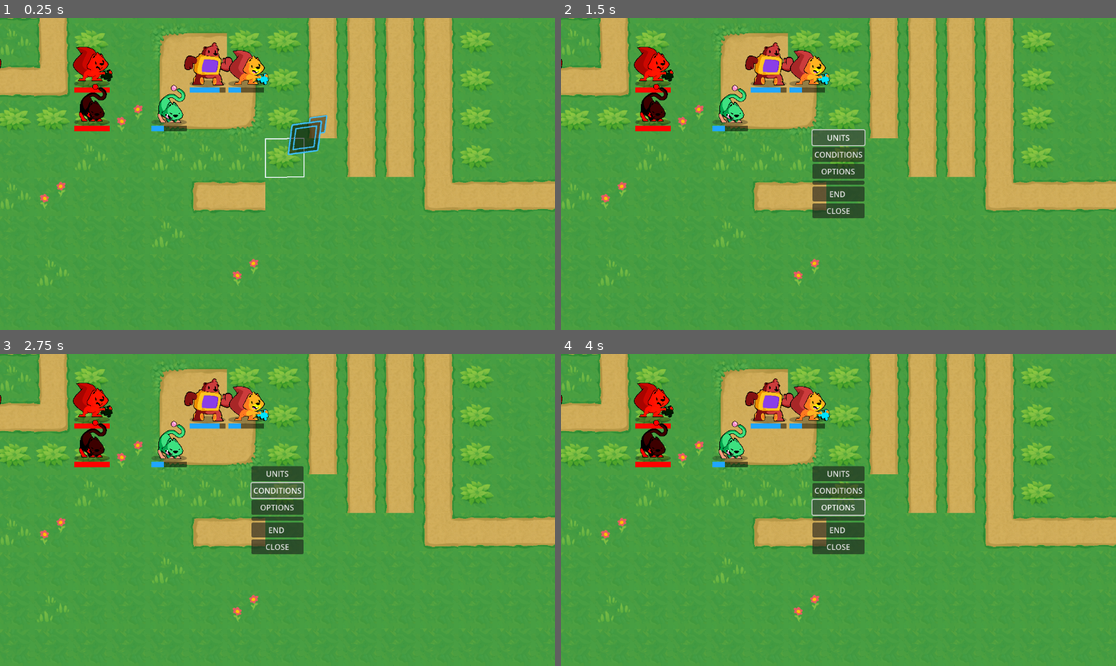
Above: before the commit, frames 1-4 (two rows, left to right).
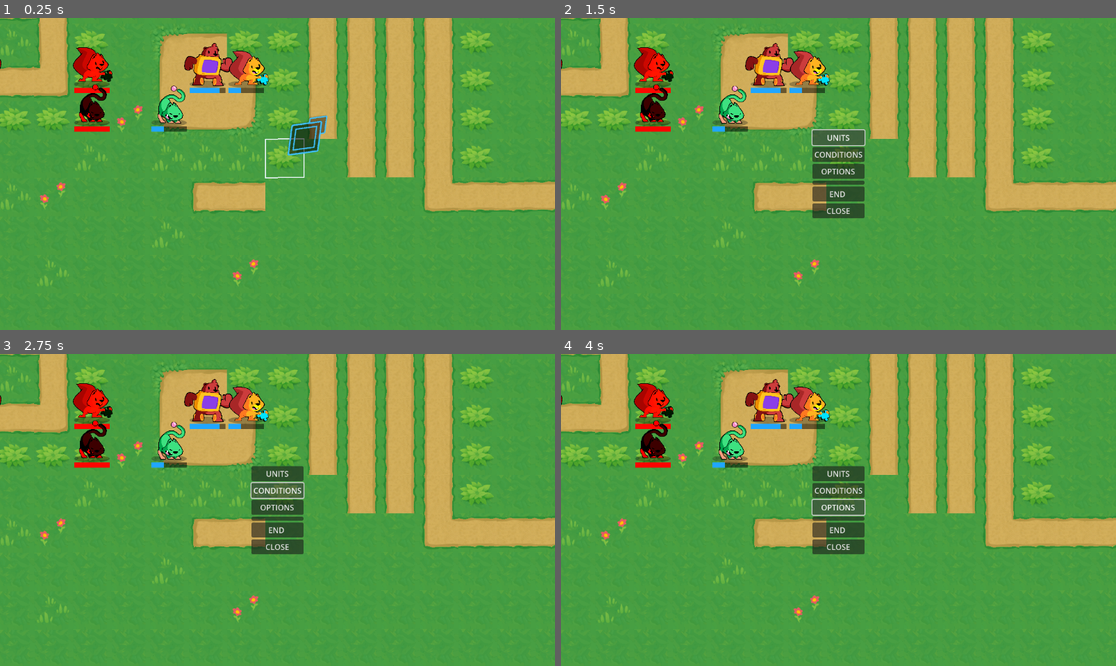
Above: after the commit, the same moments.

Repository: oldhame19/TTRPG
Game: Godot game, scene res://Main.tscn
Two runs of this game, one before a commit and one after it. Both use one fixed random seed, a clock stepped at 60 frames per second and the inputs below.
Inputs (mouse positions are in pixels of both pictures, inside the frame that each line leads up to):
- Up to frame 1 (0.25 s): no input
- Up to frame 2 (1.5 s): tap Enter (ui_accept) at 0.5, 0.77 s; move the mouse to (960, 158) at 0.52 s; press the mouse at (960, 158) at 0.53 s; hold Right (ui_right) 0.53-1.25 s; release the mouse at (960, 158) at 1.25 s; click "UNITS" at 1.25 s
- Up to frame 3 (2.75 s): click "CONDITIONS" at 2 s
- Up to frame 4 (4 s): click "END" at 2.75 s; click "OPTIONS" at 3.5 s

The runs differ from the first frame. In frame 1, 2.1% of the frame differs, in the area x 0-100%, y 0-85%; in frame 2, 2.1%; in frame 3, 2.1%; in frame 4, 2.1%.

Commit message:
Minor tweaks

Diff:
--- a/GUI/CombatUI/weapon_choice_menu.gd
+++ b/GUI/CombatUI/weapon_choice_menu.gd
@@ -16,14 +16,17 @@
 var original_attack_range: int
 var has_selected_weapon := false
 
-
 func _ready():
 	panel.add_to_group("ui_weapon_choice")
 
 	original_weapon = unit.equipped_weapon
 	original_attack_range = unit.attack_range
 
-	forecast_label.text = "ATK:   --     HIT:   --     CRIT:   -- "
+	# Show equipped weapon forecast if one is equipped, otherwise dashes
+	if unit.equipped_weapon:
+		_update_forecast_label(unit.equipped_weapon)
+	else:
+		forecast_label.text = "ATK: --     HIT: --     CRIT: --"
 
 	close_button.pressed.connect(func():
 		close_active_modes.emit()
@@ -37,29 +40,23 @@
 
 		game_board.cursor.center_on_unit(unit)
 		game_board._unit_overlay.clear_attackable_cells()
-		game_board._unit_info_panel.visible = true
-		game_board.combat_forecast_panel.visible = false
+		if game_board._unit_info_panel:
+			game_board._unit_info_panel.visible = true
+		if game_board.combat_forecast_panel:
+			game_board.combat_forecast_panel.visible = false
 
 		queue_free()
 	)
 
-	#close_button.mouse_entered.connect(func():
-		#game_board.cursor.center_on_unit(unit)
-		#if game_board._unit_info_panel:
-			#game_board._unit_info_panel.visible = false
-		#if game_board.combat_forecast_panel:
-			#game_board.combat_forecast_panel.visible = false
-	#)
-
 	populate_weapons()
 
-	var weapon_to_show = original_weapon if _can_weapon_hit_enemies(original_weapon) else _get_first_usable_weapon()
+	# Show attack cells for equipped or longest range usable weapon
+	var weapon_to_show = original_weapon if _can_weapon_hit_enemies(original_weapon) else _get_longest_range_weapon()
 	if weapon_to_show:
 		_draw_weapon_attack_cells(weapon_to_show)
-		_update_forecast_label(weapon_to_show)
 	else:
-		forecast_label.text = "ATK: --     HIT: --     CRIT: --"
 		game_board._unit_overlay.clear_attackable_cells()
+
 
 func populate_weapons():
 	for child in vbox.get_children():
@@ -101,36 +98,53 @@
 
 		button.disabled = not can_hit_enemy
 
+		var w := weapon
+
 		button.mouse_entered.connect(func():
-			var hover_forecast := CombatCalculator.get_combat_forecast(unit, null, weapon)
-			forecast_label.text = "ATK: %s     HIT: %s     CRIT: %s" % [
-				str(hover_forecast.attack),
-				str(hover_forecast.hit),
-				str(hover_forecast.crit)
-			]
+			# Show hovered weapon forecast
+			_update_forecast_label(w)
 
 			game_board.cursor.center_on_unit(unit)
-			game_board.combat_forecast_panel.visible = false
-			#game_board._unit_info_panel.visible = false
-
-			attackable_cells = game_board.get_attackable_cells_for_weapon(unit, weapon)
-
-			game_board._unit_overlay.clear()
+			if game_board.combat_forecast_panel:
+				game_board.combat_forecast_panel.visible = false
+
+			attackable_cells = game_board.get_attackable_cells_for_weapon(unit, w)
+			game_board._unit_overlay.clear_attackable_cells()
 			game_board._unit_overlay.draw_attackable_cells(attackable_cells)
 		)
 
 		button.mouse_exited.connect(func():
-			_reset_to_initial_weapon()
+			# Return to showing equipped weapon forecast if available
+			if unit.equipped_weapon:
+				_update_forecast_label(unit.equipped_weapon)
+				if _can_weapon_hit_enemies(unit.equipped_weapon):
+					_draw_weapon_attack_cells(unit.equipped_weapon)
+				else:
+					var longest_weapon = _get_longest_range_weapon()
+					if longest_weapon:
+						_draw_weapon_attack_cells(longest_weapon)
+					else:
+						game_board._unit_overlay.clear_attackable_cells()
+			else:
+				var longest_weapon = _get_longest_range_weapon()
+				if longest_weapon:
+					forecast_label.text = "ATK: --     HIT: --     CRIT: --"
+					_draw_weapon_attack_cells(longest_weapon)
+				else:
+					forecast_label.text = "ATK: --     HIT: --     CRIT: --"
+					game_board._unit_overlay.clear_attackable_cells()
 		)
 
 		button.pressed.connect(func():
-			if weapon != unit.equipped_weapon:
+			if w != unit.equipped_weapon:
 				has_selected_weapon = true
-				unit.equip_item(weapon)
-			unit.attack_range = weapon.atk_range
-
-			attackable_cells = game_board.get_attackable_cells_for_weapon(unit, weapon)
-			game_board._unit_overlay.clear()
+				unit.equip_item(w)
+			unit.attack_range = w.atk_range
+
+			_update_forecast_label(w)
+
+			attackable_cells = game_board.get_attackable_cells_for_weapon(unit, w)
+			game_board._unit_overlay.clear_attackable_cells()
 			game_board._unit_overlay.draw_attackable_cells(attackable_cells)
 
 			game_board.cursor.set_allowed_cells(attackable_cells)
@@ -140,14 +154,15 @@
 			game_board.cursor.set_pointer_visible(false)
 			game_board.cursor.center_on_unit(unit)
 
-			#game_board._unit_info_panel.visible = false
-			game_board.combat_forecast_panel.visible = false
+			if game_board.combat_forecast_panel:
+				game_board.combat_forecast_panel.visible = false
 
 			populate_weapons()
 			await get_tree().create_timer(0.05).timeout
 		)
 
 		vbox.add_child(button)
+
 
 func _can_weapon_hit_enemies(weapon: WeaponItemData) -> bool:
 	if not weapon:
@@ -176,14 +191,33 @@
 	return null
 
 
+func _get_longest_range_weapon() -> WeaponItemData:
+	var weapon_slots = unit.held_items.get_all_weapon_items()
+	var best_weapon: WeaponItemData = null
+	var best_range := -1
+	for slot in weapon_slots:
+		var weapon = slot.item_data as WeaponItemData
+		if _can_weapon_hit_enemies(weapon):
+			if weapon.atk_range > best_range:
+				best_range = weapon.atk_range
+				best_weapon = weapon
+	return best_weapon
+
+
 func _draw_weapon_attack_cells(weapon: WeaponItemData) -> void:
+	if not weapon:
+		game_board._unit_overlay.clear_attackable_cells()
+		return
+
 	attackable_cells = game_board.get_attackable_cells_for_weapon(unit, weapon)
-
-	game_board._unit_overlay.clear()
+	game_board._unit_overlay.clear_attackable_cells()
 	game_board._unit_overlay.draw_attackable_cells(attackable_cells)
 
 
 func _update_forecast_label(weapon: WeaponItemData) -> void:
+	if not weapon:
+		forecast_label.text = "ATK: --     HIT: --     CRIT: --"
+		return
 	var forecast = CombatCalculator.get_combat_forecast(unit, null, weapon)
 	forecast_label.text = "ATK: %s     HIT: %s     CRIT: %s" % [
 		str(forecast.attack),
@@ -193,17 +227,18 @@
 
 
 func _reset_to_initial_weapon():
-	var weapon_to_show = unit.equipped_weapon if _can_weapon_hit_enemies(unit.equipped_weapon) else _get_first_usable_weapon()
-	if weapon_to_show:
-		_update_forecast_label(weapon_to_show)
-		_draw_weapon_attack_cells(weapon_to_show)
+	if unit.equipped_weapon:
+		_update_forecast_label(unit.equipped_weapon)
+		_draw_weapon_attack_cells(unit.equipped_weapon)
 	else:
-		forecast_label.text = "ATK: --     HIT: --     CRIT: --"
-		attackable_cells = []
-		game_board._unit_overlay.clear()
-
-
-
+		var longest_weapon = _get_longest_range_weapon()
+		if longest_weapon:
+			_update_forecast_label(longest_weapon)
+			_draw_weapon_attack_cells(longest_weapon)
+		else:
+			forecast_label.text = "ATK: --     HIT: --     CRIT: --"
+			attackable_cells = []
+			game_board._unit_overlay.clear_attackable_cells()
 
 
 func _has_sling_ammo() -> bool:
--- a/GameBoard/Cursor/Cursor.gd
+++ b/GameBoard/Cursor/Cursor.gd
@@ -24,7 +24,7 @@
 var is_mouse = false
 
 @onready var _timer: Timer = $Timer
-@onready var camera = $Camera2D
+@onready var camera: Camera2D = $Camera2D
 ## Coordinates of the current cell the cursor is hovering.
 var cell := Vector2.ZERO:
 	set(value):
--- a/GameBoard/Cursor/Cursor.tscn
+++ b/GameBoard/Cursor/Cursor.tscn
@@ -61,10 +61,10 @@
 position_smoothing_speed = 8.0
 drag_horizontal_enabled = true
 drag_vertical_enabled = true
-drag_left_margin = 0.25
-drag_top_margin = 0.25
-drag_right_margin = 0.25
-drag_bottom_margin = 0.25
+drag_left_margin = 0.1
+drag_top_margin = 0.1
+drag_right_margin = 0.1
+drag_bottom_margin = 0.1
 editor_draw_drag_margin = true
 
 [node name="AnimationPlayer" type="AnimationPlayer" parent="."]
--- a/GameBoard/Scripts/GameBoard.gd
+++ b/GameBoard/Scripts/GameBoard.gd
@@ -361,6 +361,7 @@
 func _move_active_unit(new_cell: Vector2) -> void:
 	if is_occupied(new_cell) or not new_cell in _walkable_cells:
 		return
+
 	_units.erase(_active_unit.cell)
 	_active_unit.cell = new_cell
 	_units[new_cell] = _active_unit
@@ -368,10 +369,11 @@
 	_active_unit.walk_along(_unit_path.current_path)
 	await _active_unit.walk_finished
 
+
 	if _unit_info_panel and _active_unit:
 		_unit_info_panel.update_info(_active_unit)
 		_unit_info_panel.visible = true
-	#_clear_active_unit()
+
 
 
 func _select_unit(cell: Vector2) -> void:
@@ -541,7 +543,9 @@
 		return
 
 	if not _active_unit and _units.has(cell):
+
 		_select_unit(cell)
+		_cursor.center_on_unit(_active_unit)
 	elif _active_unit != null:
 		_handle_active_unit_click(cell)
 	else:
@@ -625,7 +629,6 @@
 			_clear_active_unit()
 		_current_action_menu = null
 	)
-
 
 func _handle_active_unit_click(cell: Vector2) -> void:
 	if is_occupied(cell) and _units[cell] == _active_unit:
@@ -635,12 +638,10 @@
 		await _move_active_unit(cell)
 		_show_action_menu()
 
-
 func _update_unit_position(cell: Vector2) -> void:
 	_units.erase(_active_unit.cell)
 	_units[cell] = _active_unit
 	_deselect_active_unit()
-
 
 func _show_action_menu() -> void:
 	var action_menu = ActionMenu.instantiate()
@@ -654,7 +655,6 @@
 		_current_action_menu = null
 	)
 
-
 func _show_pause_menu() -> void:
 	var pause_menu = PauseMenu.instantiate()
 	add_child(pause_menu)
--- a/Units/Unit.gd
+++ b/Units/Unit.gd
@@ -38,7 +38,7 @@
 			# This will resume execution after this node's _ready()
 			await ready
 		_sprite.texture = value
-## Offset to apply to the `skin` sprite in pixels.
+## Offset to apply to the skin sprite in pixels.
 @export var skin_offset := Vector2.ZERO:
 	set(value):
 		skin_offset = value
@@ -161,8 +161,8 @@
 		emit_signal("walk_finished")
 
 
-## Starts walking along the `path`.
-## `path` is an array of grid coordinates that the function converts to map coordinates.
+## Starts walking along the path.
+## path is an array of grid coordinates that the function converts to map coordinates.
 func walk_along(path: PackedVector2Array) -> void:
 	if path.is_empty():
 		return
